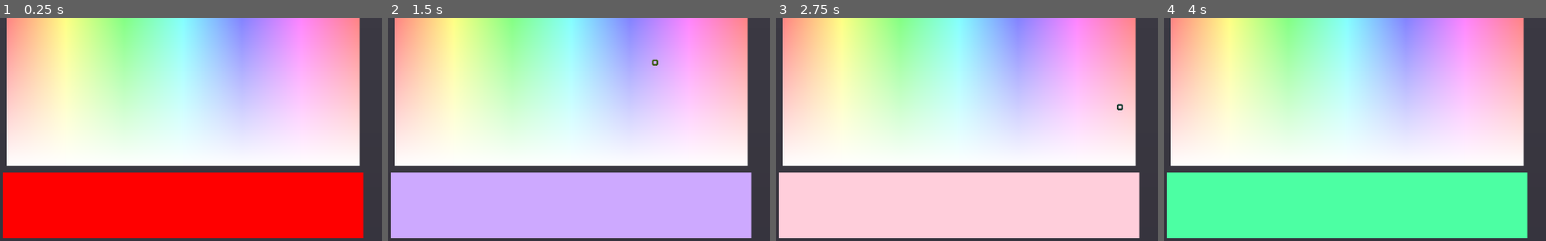
Above: before the commit, frames 1-4 (left to right).
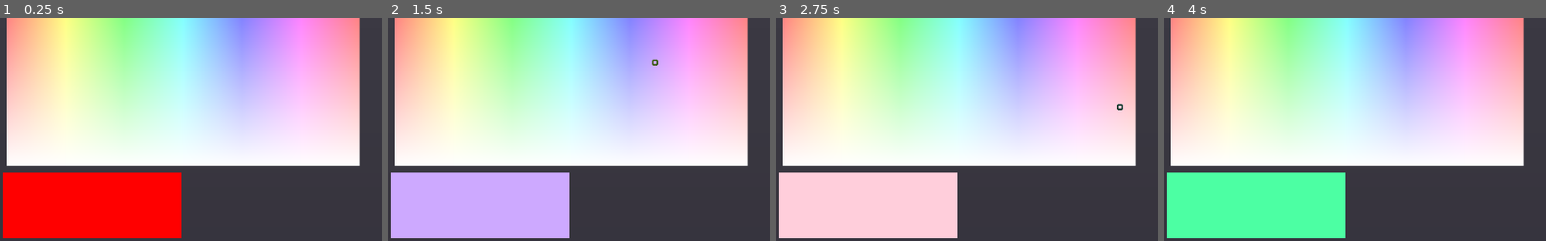
Above: after the commit, the same moments.

Repository: swip3798/BeatNeon
Game: Godot game, scene res://windows/MainScreen.tscn
Same seed, same stepped clock (60 frames per second), same inputs: the game is played once before the commit and once after it.
Inputs (mouse positions are % of the whole screen's width and height, from its top left):
- Up to frame 1 (0.25 s): no input
- Up to frame 2 (1.5 s): tap Enter (ui_accept) at 0.5, 1.25 s; drag from (24, 49) to (60, 28) at 0.52 s; drag from (30, 55) to (45, 70) at 1.27 s
- Up to frame 3 (2.75 s): tap Enter (ui_accept) at 2 s; move the mouse to (60, 28) at 2.02 s; click (60, 28) at 2.17 s
- Up to frame 4 (4 s): tap Enter (ui_accept) at 2.75, 3.5, 3.77 s; drag from (45, 70) to (20, 35) at 2.77 s; move the mouse to (80, 65) at 3.52 s; click (80, 65) at 3.67 s
The pictures show only the part of the screen within x 0-50%, y 50-100%; the shares and areas given below are measured in that part.

The runs differ from the first frame. In frame 1, 14% of the frame differs, in the area x 47-96%, y 69-99%; in frame 2, 14%; in frame 3, 14%; in frame 4, 14%.
Error in both runs: Trying to assign value of type 'Control' to a variable of type 'Slider'. (res://widgets/ColorPicker.gd:11)

Commit message:
Adjustments for color rect

Diff:
--- a/res/HueRectShader.tres
+++ b/res/HueRectShader.tres
@@ -15,8 +15,12 @@
 default_input_values = [ 0, 1.0, 1, 0.0 ]
 operator = 1
 
+[sub_resource type="VisualShaderNodeScalarUniform" id=6]
+uniform_name = "Brightness"
+
 [resource]
 code = "shader_type canvas_item;
+uniform float Brightness;
 
 
 
@@ -43,10 +47,13 @@
 	float n_out6p0;
 	n_out6p0 = n_in6p0 - n_out4p1;
 
+// ScalarUniform:7
+	float n_out7p0;
+	n_out7p0 = Brightness;
+
 // VectorCompose:5
-	float n_in5p2 = 1.00000;
 	vec3 n_out5p0;
-	n_out5p0 = vec3( n_out4p0 , n_out6p0 , n_in5p2 );
+	n_out5p0 = vec3( n_out4p0 , n_out6p0 , n_out7p0 );
 
 // VectorFunc:2
 	vec3 n_out2p0;
@@ -81,4 +88,6 @@
 nodes/fragment/5/position = Vector2( 460, 140 )
 nodes/fragment/6/node = SubResource( 5 )
 nodes/fragment/6/position = Vector2( 260, 200 )
-nodes/fragment/connections = PoolIntArray( 2, 0, 0, 0, 3, 0, 4, 0, 4, 0, 5, 0, 4, 1, 6, 1, 6, 0, 5, 1, 5, 0, 2, 0 )
+nodes/fragment/7/node = SubResource( 6 )
+nodes/fragment/7/position = Vector2( 260, 340 )
+nodes/fragment/connections = PoolIntArray( 2, 0, 0, 0, 3, 0, 4, 0, 4, 0, 5, 0, 4, 1, 6, 1, 6, 0, 5, 1, 5, 0, 2, 0, 7, 0, 5, 2 )
--- a/widgets/HueRect.tscn
+++ b/widgets/HueRect.tscn
@@ -7,6 +7,7 @@
 
 [sub_resource type="ShaderMaterial" id=1]
 shader = ExtResource( 1 )
+shader_param/Brightness = 1.0
 
 [sub_resource type="ShaderMaterial" id=2]
 shader = ExtResource( 3 )
--- a/windows/DashboardWindow.gd
+++ b/windows/DashboardWindow.gd
@@ -25,4 +25,4 @@
 	lights_brightness = brightness
 	color_send = false
 	time_since_last_change = 0
-	$HSplitContainer/VBoxContainer/ColorRect.color = lights_color
+	$HSplitContainer/VBoxContainer/HBoxContainer/ColorRect.color = lights_color
--- a/windows/DashboardWindow.tscn
+++ b/windows/DashboardWindow.tscn
@@ -37,13 +37,25 @@
 size_flags_vertical = 3
 size_flags_stretch_ratio = 0.5
 
-[node name="ColorRect" type="ColorRect" parent="HSplitContainer/VBoxContainer"]
-margin_left = 7.0
+[node name="HBoxContainer" type="HBoxContainer" parent="HSplitContainer/VBoxContainer"]
 margin_top = 506.0
-margin_right = 482.0
-margin_bottom = 593.0
+margin_right = 487.0
+margin_bottom = 600.0
 size_flags_vertical = 3
 size_flags_stretch_ratio = 0.1
+
+[node name="ColorRect" type="ColorRect" parent="HSplitContainer/VBoxContainer/HBoxContainer"]
+margin_left = 7.0
+margin_right = 241.0
+margin_bottom = 94.0
+size_flags_horizontal = 3
+size_flags_vertical = 3
+
+[node name="HBoxContainer" type="HBoxContainer" parent="HSplitContainer/VBoxContainer/HBoxContainer"]
+margin_left = 245.0
+margin_right = 487.0
+margin_bottom = 94.0
+size_flags_horizontal = 3
 
 [node name="GridContainer2" type="GridContainer" parent="HSplitContainer"]
 margin_left = 537.0
Not shown: 1 places in res/HueRectShader.tres that only renumber resources
